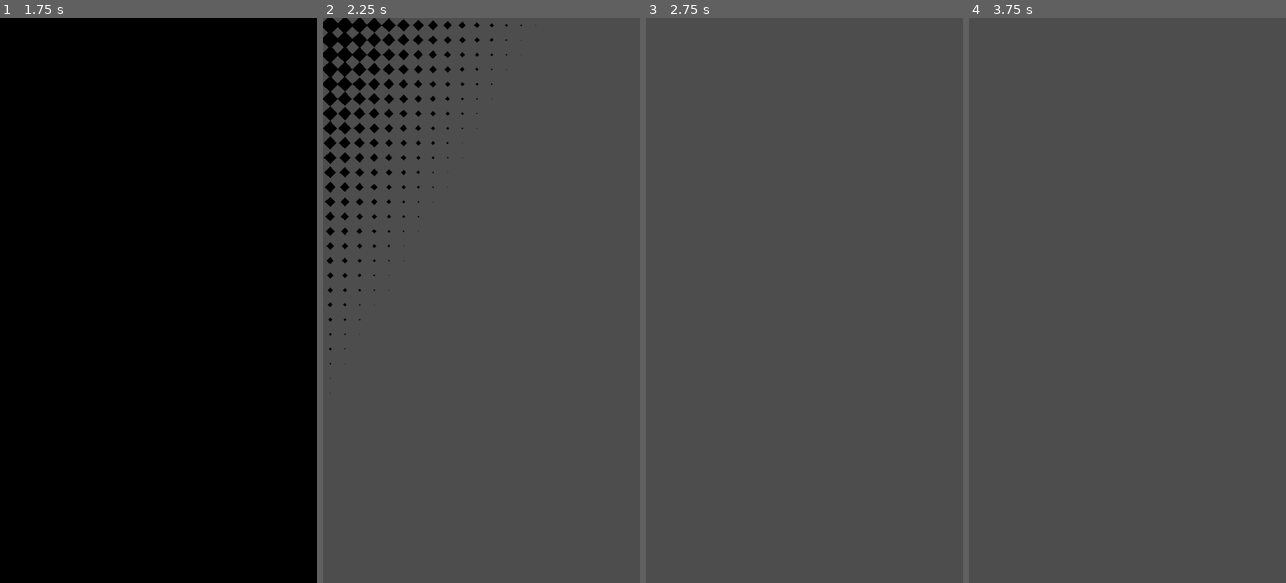
Above: before the commit, frames 1-4 (left to right).
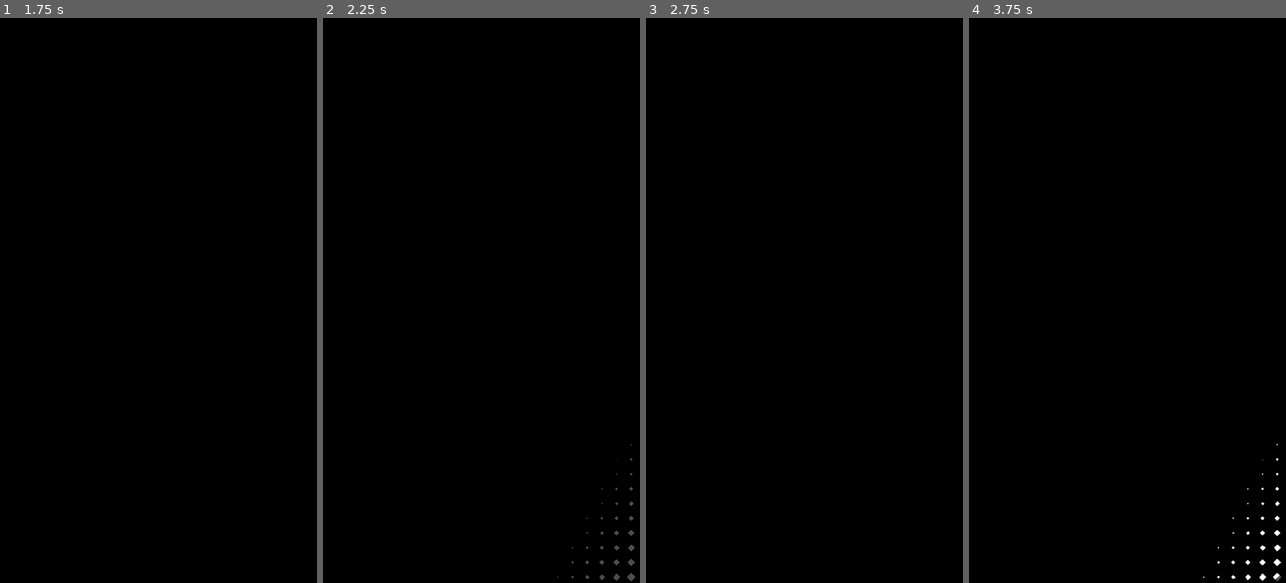
Above: after the commit, the same moments.

Repository: tapwatergames/ShootyGame
Game: Godot game, scene res://CrispGodotTemplate/main.tscn
Same seed, same stepped clock (60 frames per second), same inputs: the game is played once before the commit and once after it. The engine's default icon, where the game draws it, is replaced by a stand-in: a white triangle on a blue panel in a dark square.
Inputs (mouse positions are in pixels of both pictures, inside the frame that each line leads up to):
- Up to frame 1 (1.75 s): tap Enter at 0.5 s; move the mouse to (228, 272) at 0.52 s; press the mouse at (228, 272) at 0.53 s; move the mouse to (95, 328) at 1.27 s; release the mouse at (95, 328) at 1.28 s; click (95, 328) at 1.35 s
- Up to frame 2 (2.25 s): move the mouse to (513, 176) at 2.02 s; press the mouse at (513, 176) at 2.03 s
- Up to frame 3 (2.75 s): no input
- Up to frame 4 (3.75 s): tap Space at 2.75 s; move the mouse to (1111, 413) at 2.77 s; release the mouse at (1111, 413) at 2.78 s; click (1111, 413) at 2.85 s; move the mouse to (1222, 385) at 3.52 s; press the mouse at (1222, 385) at 3.53 s

Frame 1 is identical in both runs. In frame 2, 96% of the frame differs, in the area x 0-100%, y 0-100%; in frame 3, 100%; in frame 4, 100%.
Error before the commit: Attempt to call function 'play' in base 'null instance' on a null instance. (res://YourProjectHere/game.gd:11)

Commit message:
Created export template and export example

Diff:
--- a/CrispGodotTemplate/main.tscn
+++ b/CrispGodotTemplate/main.tscn
@@ -1,10 +1,9 @@
-[gd_scene load_steps=12 format=3 uid="uid://cylpimnbxhptk"]
+[gd_scene load_steps=11 format=3 uid="uid://cylpimnbxhptk"]
 
 [ext_resource type="Theme" uid="uid://c5xxh0kbds40" path="res://CrispGodotTemplate/Resources/theme.tres" id="1_60ktn"]
 [ext_resource type="Script" uid="uid://dek4apm2m57jm" path="res://CrispGodotTemplate/main.gd" id="1_im8vk"]
 [ext_resource type="Texture2D" uid="uid://dt575afej668f" path="res://icon.svg" id="1_mj5ko"]
 [ext_resource type="Script" uid="uid://6fmje8c3cib3" path="res://CrispGodotTemplate/mainMenu.gd" id="2_ntvbt"]
-[ext_resource type="AudioStream" uid="uid://0n0wscjkytmu" path="res://Ill snap your neck like a  twig.mp3" id="2_pe8a6"]
 [ext_resource type="Shader" uid="uid://b6o1rpc3cx06a" path="res://CrispGodotTemplate/Shaders/DiamondTransition.gdshader" id="4_c3ro6"]
 [ext_resource type="Script" uid="uid://bu5gxdkpo7cbt" path="res://CrispGodotTemplate/Tests/InputTester.gd" id="6_mxd85"]
 
@@ -53,7 +52,6 @@
 script = ExtResource("1_im8vk")
 
 [node name="MusicPlayer" type="AudioStreamPlayer" parent="."]
-stream = ExtResource("2_pe8a6")
 
 [node name="InputTest" type="Node" parent="."]
 script = ExtResource("6_mxd85")
--- /dev/null
+++ b/Exports/attempt1/CrispGameTemplate.manifest.json
@@ -0,0 +1 @@
+{"background_color":"#000000","display":"standalone","icons":[{"sizes":"144x144","src":"CrispGameTemplate.144x144.png","type":"image/png"},{"sizes":"180x180","src":"CrispGameTemplate.180x180.png","type":"image/png"},{"sizes":"512x512","src":"CrispGameTemplate.512x512.png","type":"image/png"}],"name":"CrispGameTemplate","orientation":"portrait","start_url":"./CrispGameTemplate.html"}
--- a/YourProjectHere/game.gd
+++ b/YourProjectHere/game.gd
@@ -7,7 +7,4 @@
 
 
 func play(a,b)->void:
-
-	$SfxrStreamPlayer.play()
-
-	print("sss")
+	CrispGDUtility.end_game()
--- a/YourProjectHere/game.tscn
+++ b/YourProjectHere/game.tscn
@@ -1,7 +1,8 @@
-[gd_scene load_steps=4 format=4 uid="uid://bvrvt5b7th57m"]
+[gd_scene load_steps=5 format=4 uid="uid://bvrvt5b7th57m"]
 
 [ext_resource type="Script" uid="uid://cy0vnfblu7xqy" path="res://YourProjectHere/game.gd" id="1_kyyvw"]
 [ext_resource type="Script" uid="uid://ctsdrlp6o08ju" path="res://addons/godot_sfxr/SfxrStreamPlayer.gd" id="2_48uk2"]
+[ext_resource type="Texture2D" uid="uid://dt575afej668f" path="res://icon.svg" id="3_6y0n8"]
 
 [sub_resource type="AudioStreamWAV" id="AudioStreamWAV_6y0n8"]
 data = PackedByteArray("gIKRn6y4w87Y4Ojw9vsBBgsQFRofJCkuMzg9QkdGQTw3Mi0oIx4ZFA8KBf/69fDr5uHc19LNyMO/urq/xMnO09jd4ufs8fb …(6971 unchanged characters)…
@@ -42,3 +43,7 @@
 high_pass_filter/cutoff_frequency = 0.0
 high_pass_filter/cutoff_sweep = 0.0
 metadata/_custom_type_script = "uid://ctsdrlp6o08ju"
+
+[node name="Icon" type="Sprite2D" parent="."]
+position = Vector2(287, 249)
+texture = ExtResource("3_6y0n8")
--- a/project.godot
+++ b/project.godot
@@ -43,3 +43,4 @@
 
 renderer/rendering_method="gl_compatibility"
 renderer/rendering_method.mobile="gl_compatibility"
+textures/vram_compression/import_etc2_astc=true
Not shown, added: Exports/attempt1/CrispGameTemplate.144x144.png.import
Not shown, added: Exports/attempt1/CrispGameTemplate.180x180.png.import
Not shown, added: Exports/attempt1/CrispGameTemplate.512x512.png.import
Not shown, added: Exports/attempt1/CrispGameTemplate.apple-touch-icon.png.import
Not shown, added: Exports/attempt1/CrispGameTemplate.icon.png.import
Not shown, added: Exports/attempt1/CrispGameTemplate.png.import
Not shown, changed: export_presets.cfg
Not shown, added: CustomExport/godot.audio.position.worklet.js
Not shown, added: CustomExport/godot.audio.worklet.js
Not shown, added: CustomExport/godot.html
Not shown, added: CustomExport/godot.js
Not shown, added: CustomExport/godot.offline.html
(and 16 more such lines)
